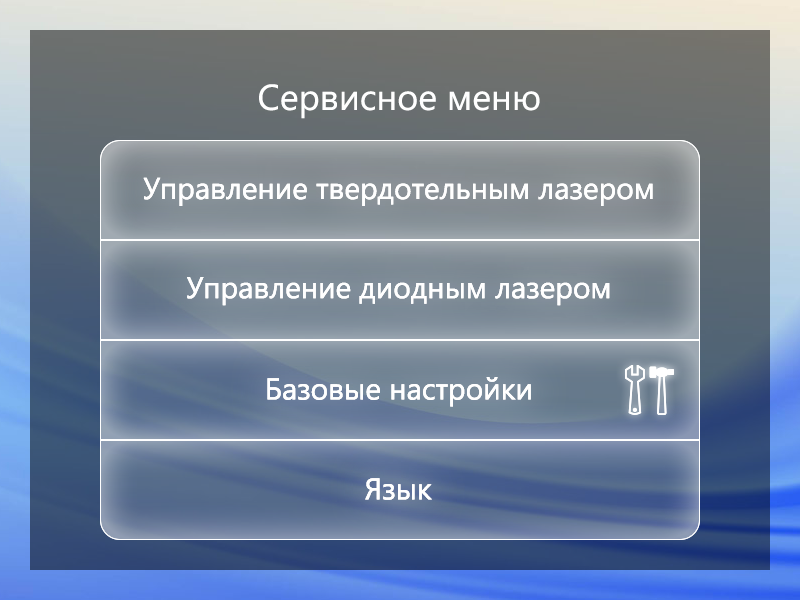
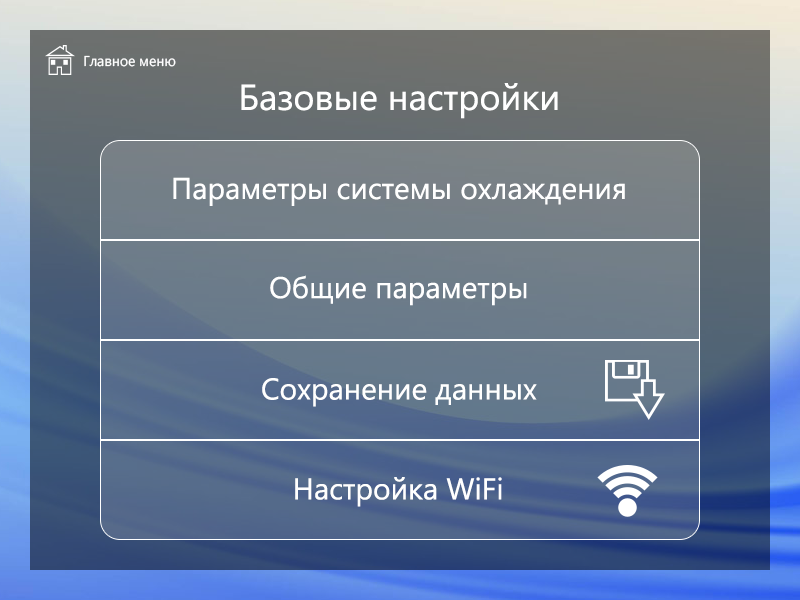
Comparing the layer stacks of the two 800px x 600px images. Changes:
added layer "Home" above "Главное меню" over (45, 45, 75, 75)
added layer "Главное меню" above "RU" over (84, 55, 176, 67)
hid group "Labels EN pressed" (1st of 2, in "RU") (4 layers) over (143, 177, 653, 507)
painted on "Язык" over (295, 477, 502, 507)
painted on "Базовые настройки" (1st of 2, in "RU" › "Labels EN pressed") over (262, 377, 537, 407)
painted on "Управление диодным лазером" over (187, 275, 610, 306)
painted on "Управление твердотельным лазером" over (143, 177, 653, 206)
renamed "Сервисное меню" to "Базовые настройки", painted on it over (241, 83, 558, 119)
renamed "Язык" to "Настройка WiFi", painted on it over (295, 477, 502, 507)
renamed "Базовые настройки" to "Сохранение данных", painted on it over (262, 377, 537, 407)
renamed "Управление диодным лазером" to "Общие параметры", painted on it over (187, 275, 610, 306)
renamed "Управление твердотельным лазером" to "Параметры системы охлаждения", painted on it over (143, 177, 653, 206)
hid group "Content pressed" (12 layers) over (597, 360, 674, 517)
renamed "Shape 1" to "Shape 2 copy", painted on it over (605, 360, 674, 420)
added layer "Ellipse 1" in group "Menu Item 4" over (597, 465, 658, 517)
renamed "Shape 1" to "Shape 2", painted on it over (605, 360, 674, 420)
